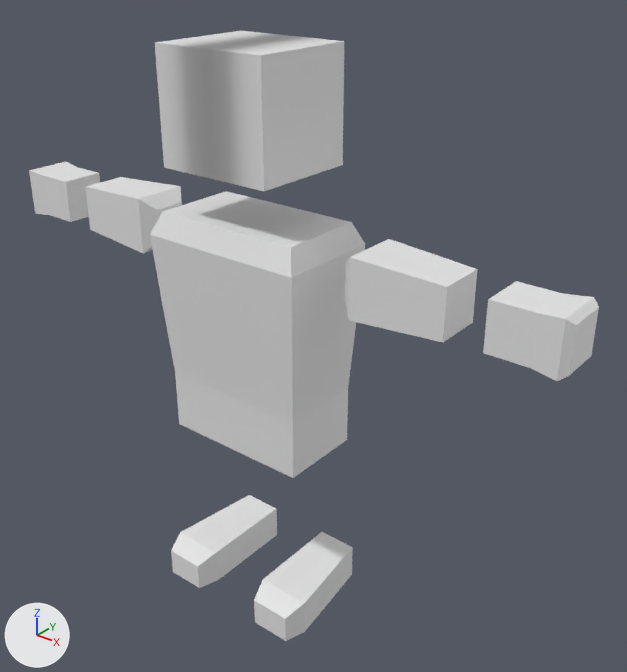
Renders of the FBX model Golfcourse Architect/Assets/FBX/Character/Adult_Male1.fbx from each side of a commit.
Rendered twice from a 50 mm lens placed at (6.25, -6.79, 8.02), pointed at (0.48, 0.42, 3.55). The axes (+X, +Y, +Z) are drawn at lower left. The lights are the same throughout.
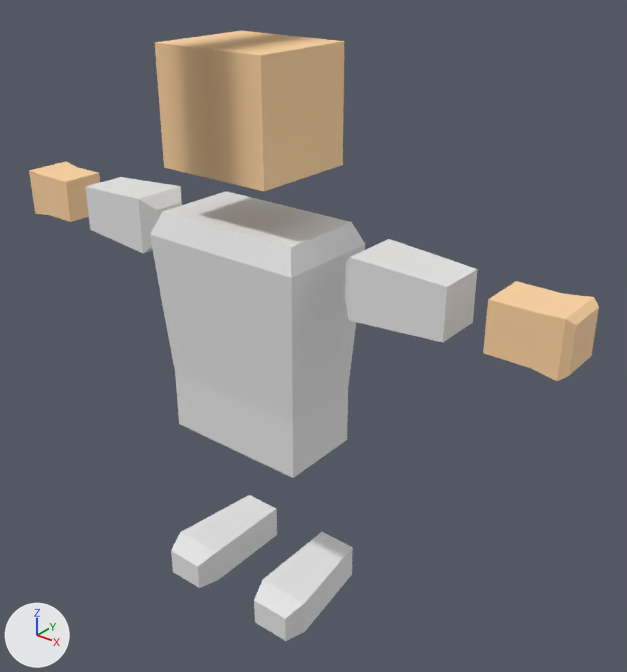
Changed parts and their boxes (x1, y1, x2, y2) in the pictures (627 x 672 px):
part 1 of me_cube, recoloured (white to beige): (29, 162, 100, 222) in both
part 2 of me_cube, recoloured: (483, 281, 599, 381) in both
part 3 of me_cube, recoloured (white to beige): (155, 31, 344, 191) in both
part 4 of me_cube, recoloured (white to beige): (155, 43, 264, 191) in both

The edits, one by one:
Material 'Shoes' (mat_shoes) is new.
Its base color is (0.8, 0.8, 0.8) (white #e7e7e7).
Its roughness is 0.69.
Material 'Skin' (mat_skin) is new.
Its base color is (1.0, 0.667, 0.36) (beige #ffd5a2).
Its roughness is 0.69.
Material 'Pants' (mat_pants) is new.
Its base color is (0.8, 0.8, 0.8) (white #e7e7e7).
Its roughness is 0.69.
Material 'Shirt' (mat_shirt) is new.
Its base color is (0.8, 0.8, 0.8) (white #e7e7e7).
Its roughness is 0.69.
me_cube has 128 vertices, 113 faces and spans x -3.84..3.84, y -0.77..0.7, z 0.0..6.86.
me_cube is used by ob_cube; location (0.0, 0.0, 0.0).
me_cube part 1: all 14 faces centred in x -3.84..-3.02, y -0.28..0.28, z 4.39..4.96 switch from no material to mat_skin (beige #ffd5a2).
me_cube part 2: all 14 faces centred in x 3.02..3.84, y -0.28..0.28, z 4.39..4.96 switch from no material to mat_skin (beige #ffd5a2).
me_cube part 3: all 9 faces centred in x -0.71..0.71, y 0.0..0.64, z 5.59..6.86 switch from no material to mat_skin (beige #ffd5a2).
me_cube part 4: all 2 faces centred in x -0.36..0.36, y -0.64, z 6.23 switch from no material to mat_skin (beige #ffd5a2).
me_cube now uses material mat_shirt (white #e7e7e7).
me_cube now uses material mat_pants (white #e7e7e7).
me_cube now uses material mat_shoes (white #e7e7e7).
